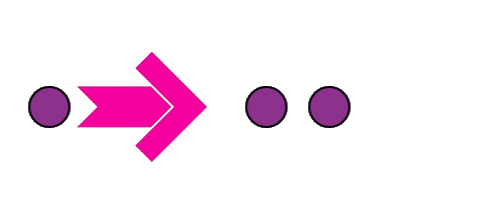
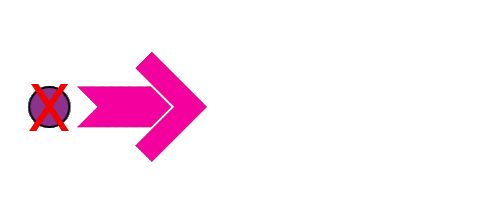
Layers edited between the first and the second 485px x 207px image:
added layer "XX" above "Pasted Layer #6" over [29, 84, 69, 131]
hid "Pasted Layer #6" over [308, 86, 351, 128]
hid "Pasted Layer #5" over [245, 86, 288, 128]
